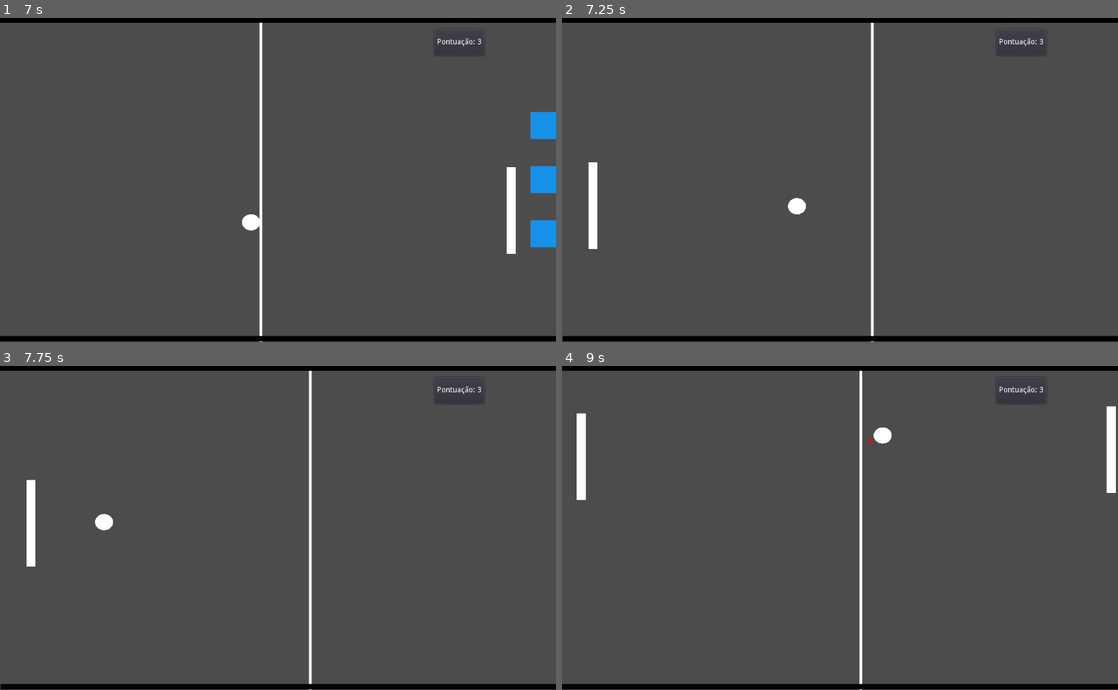
Above: before the commit, frames 1-4 (two rows, left to right).
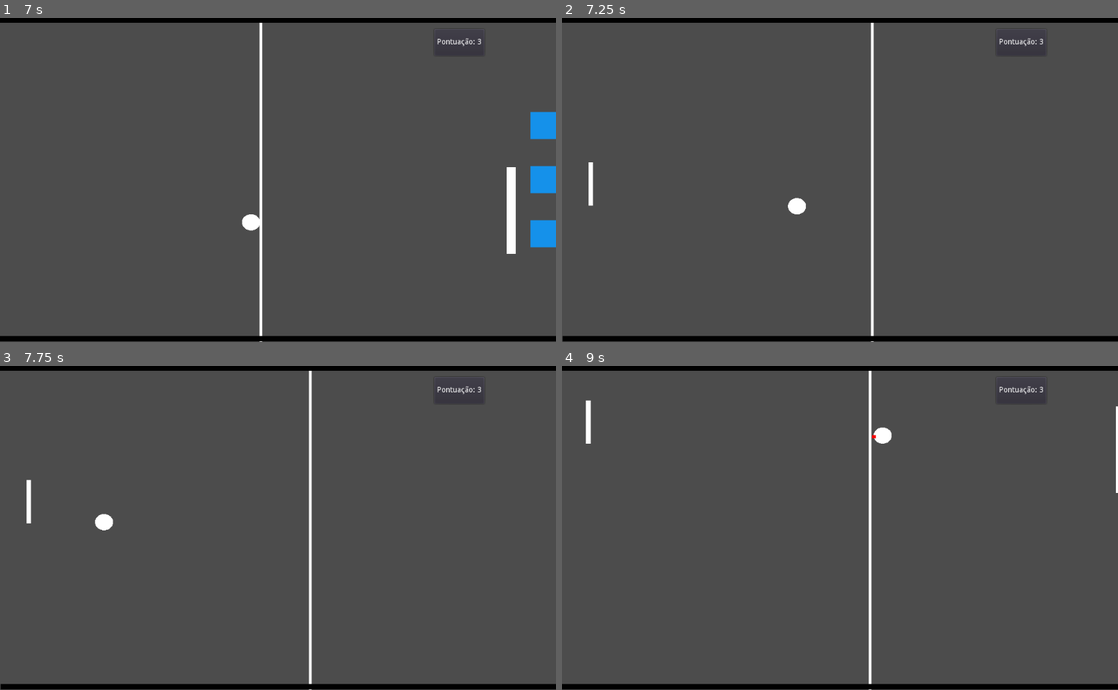
Above: after the commit, the same moments.

Repository: cebuliski/RevoltaDoPong
Game: Godot game, scene res://Jogo.tscn
Same seed, same stepped clock (60 frames per second), same inputs: the game is played once before the commit and once after it.
Inputs:
- Up to frame 1 (7 s): hold Up (ui_up) 0.53-1.28 s; hold Down (ui_down) 1.28-2 s; click "REINICIAR" at 2 s; hold Up (ui_up) 2.78-4.28 s; hold Down (ui_down) 4.28-6.53 s; hold Up (ui_up) from 6.53 s (still down)
- Up to frame 2 (7.25 s): keep holding Up (ui_up)
- Up to frame 3 (7.75 s): keep holding Up (ui_up)
- Up to frame 4 (9 s): release Up (ui_up) at 8.78 s; hold Down (ui_down) from 8.78 s (still down)

Frame 1 is identical in both runs. In frame 2, 0.3% of the frame differs, in the area x 4-7%, y 44-72%; in frame 3, 0.3%; in frame 4, 2.3%, in the area x 2-100%, y 1-100%.

Commit message:
feat: add signal

Diff:
--- a/Tiro.gd
+++ b/Tiro.gd
@@ -1,5 +1,8 @@
 extends KinematicBody2D
 class_name Tiro
+
+# Sinal emitido quando o tiro é interceptado pela RaqueteJogador
+signal interceptado_pelo_jogador
 
 export var velocidade: float = 300 #500.0
 
@@ -38,8 +41,11 @@
 func _processar_colisao(colisao: KinematicCollision2D):
 	var corpo := colisao.get_collider()
 
+
 	# Se colidir com a Raquete do Jogador, dá pontos e destrói o tiro
 	if corpo.name == "RaqueteJogador":
+		# Emite sinal antes de destruir
+		emit_signal("interceptado_pelo_jogador")
 		# Acessa a cena atual (Jogo) e adiciona 2 pontos
 		get_tree().current_scene.adicionar_pontos(2)
 		queue_free()
